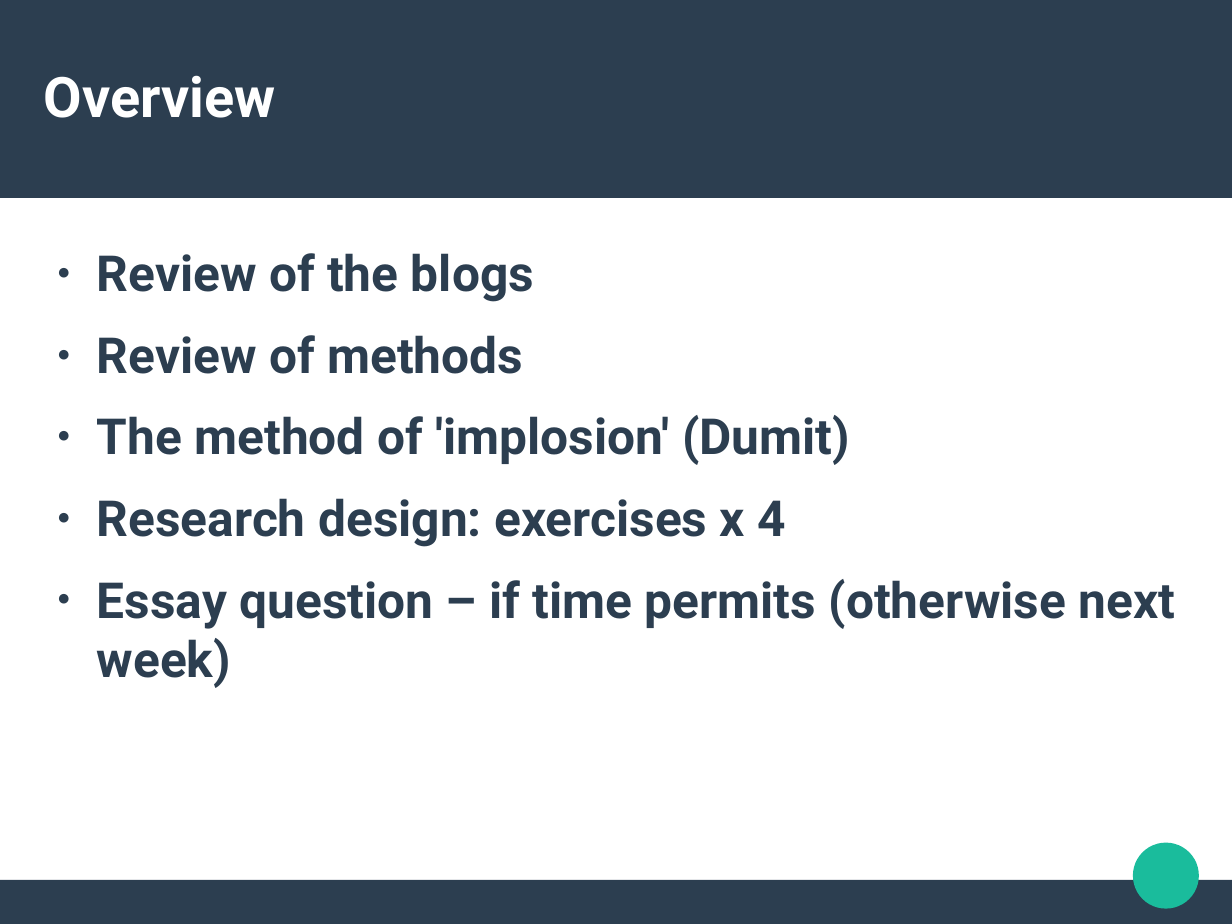
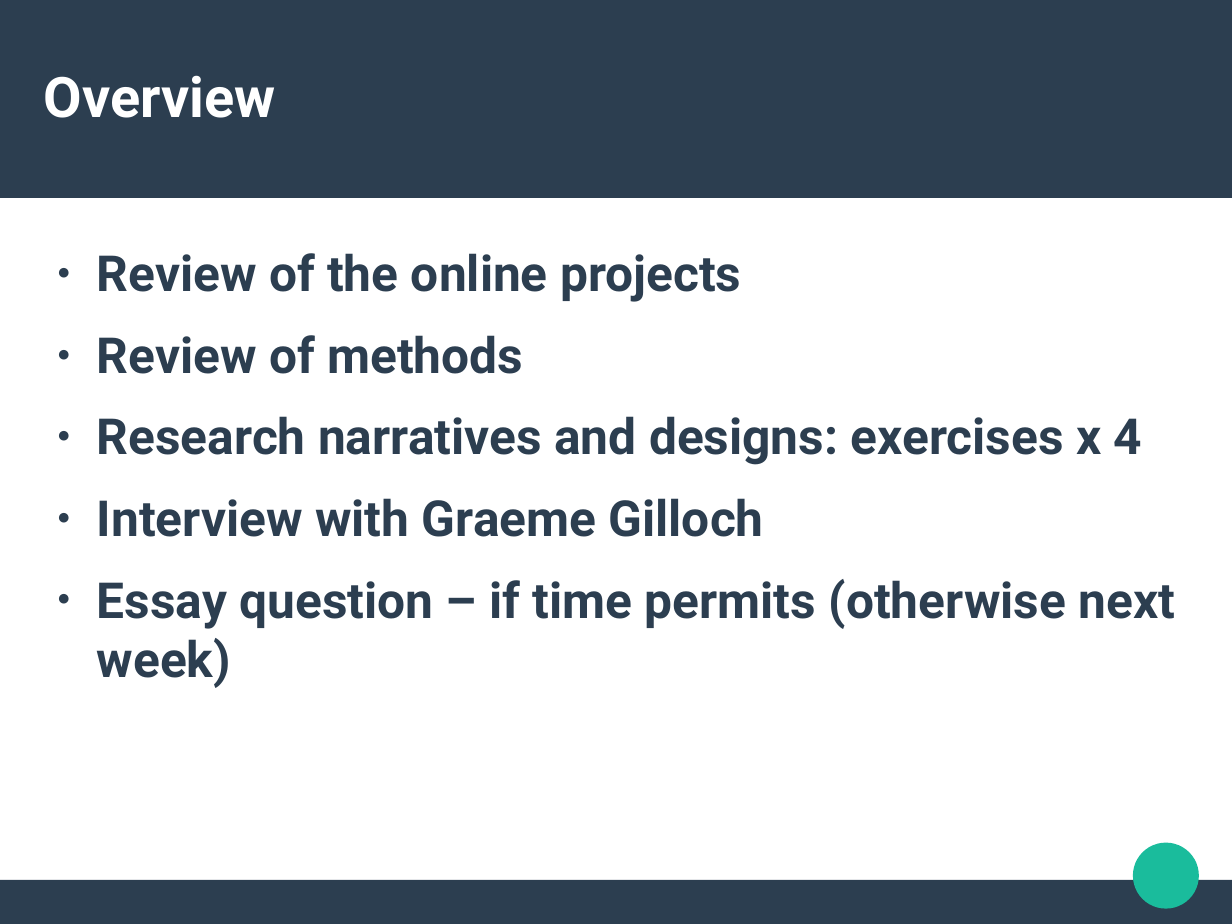
Before and after one commit to rian39/socl923, a slide deck: slide 3 of lectures/week8.odp. Drawn at 1232x924 pixels with LibreOffice and Linux fonts; fonts in the diff are those of the drawing. Boxes give left, top, right and bottom in pixels: in the first picture for what was removed or moved away, otherwise in the second. Text is boxed around its words. In the diff, an @@ line names an element or a change of style, - is before the commit and + after.

```diff
--- a/lectures/week8.odp
+++ b/lectures/week8.odp
@@ text at box(97, 253, 741, 302): text changed @@
-● Review of the blogs
+● Review of the online projects
@@ text at box(97, 416, 1142, 537): text changed @@
-● The method of 'implosion' (Dumit)
-● Research design: exercises x 4
+● Research narratives and designs: exercises x 4
+● Interview with Graeme Gilloch
```
Also in this commit, not shown: 7 other slides changed, 5 slides added, 1 slide removed, 1 other file.
